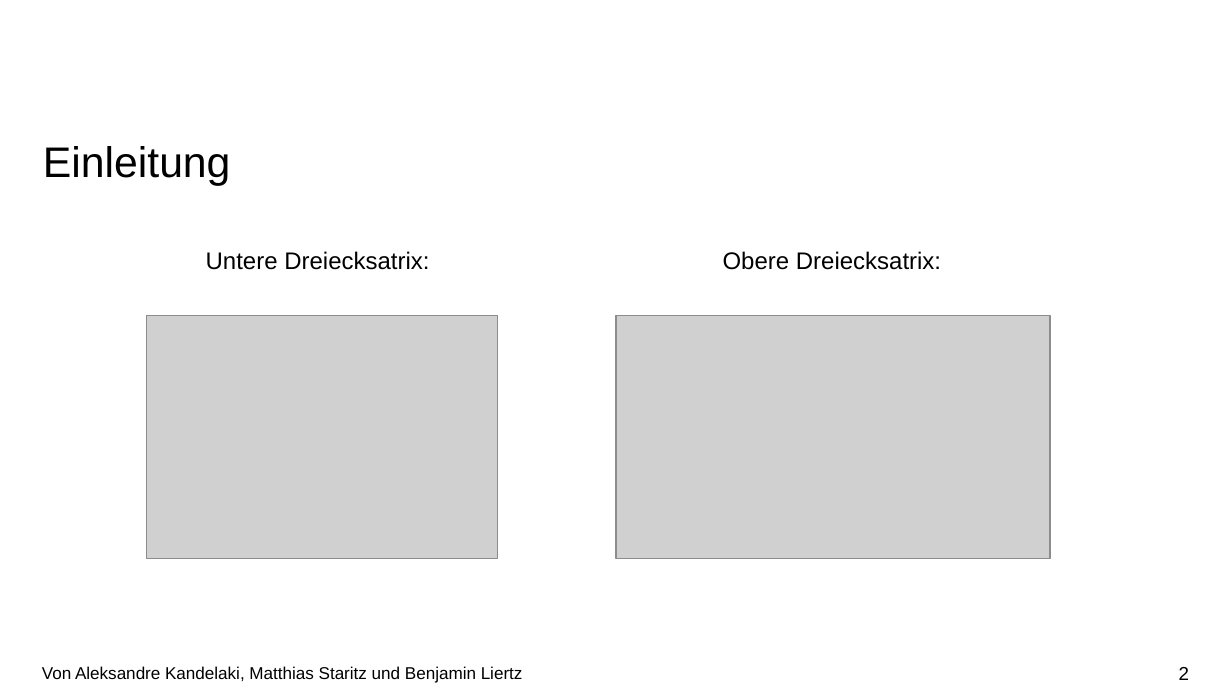
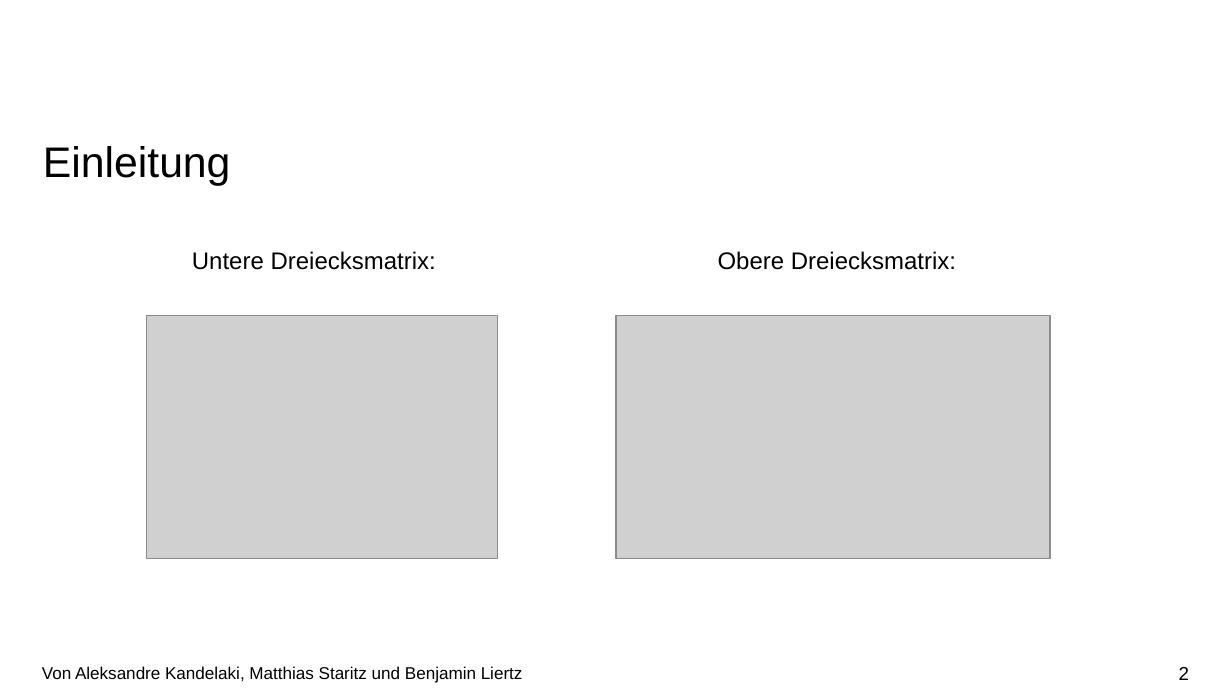
Before and after one commit to kandelak/ludecomposition, a slide deck: slide 2 of Vortrag/LU-Zerlegung 2.0.pptx. Drawn at 1232x693 pixels with LibreOffice and Linux fonts; fonts in the diff are those of the drawing; grey boxes stand for pictures; background and template pictures are left out. Boxes give left, top, right and bottom in pixels: in the first picture for what was removed or moved away, otherwise in the second. Text is boxed around its words. In the diff, an @@ line names an element or a change of style, - is before the commit and + after.

```diff
--- a/Vortrag/LU-Zerlegung 2.0.pptx
+++ b/Vortrag/LU-Zerlegung 2.0.pptx
@@ text at [192,251,436,270]: text changed @@
-Untere Dreiecksatrix:
+Untere Dreiecksmatrix:
@@ text at [718,251,956,270]: text changed @@
-Obere Dreiecksatrix:
+Obere Dreiecksmatrix:
```
Also in this commit, not shown: 2 other slides changed, 2 other files.
